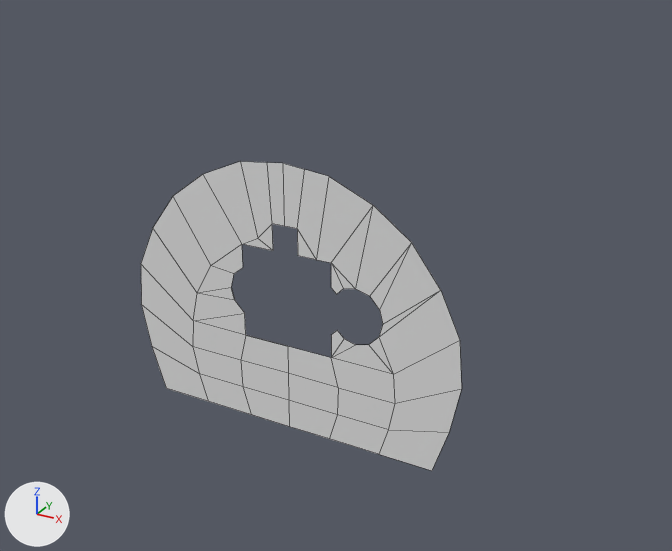
The FBX model Assets/Eileen/wall_A_d.fbx: old version first, new version second.
One viewpoint serves both versions: a 50 mm lens placed at (1.29, -2.04, 1.14), pointed at (0.14, 0.04, 0.1). Every picture has the same lights, and +X, +Y and +Z are marked at lower left. Mesh edges are drawn as thin lines. Where no turn or scale is listed for an object, it has been applied to the vertices.

Before the edit, the objects in view are built like this:
```python
me_mesh = bpy.data.meshes.new('Mesh')
me_mesh.from_pydata(...)  # 78 vertices, 54 faces; spans x -0.542..0.542, y 0.0, z -0.414..0.414
me_mesh.materials.append(mat_wall_mt)  # white #e7e7e7
ob_wall_a_d = bpy.data.objects.new('wall_A_d', me_mesh)
ob_wall_a_d.location = (0.0, 0.0, 0.0)
```
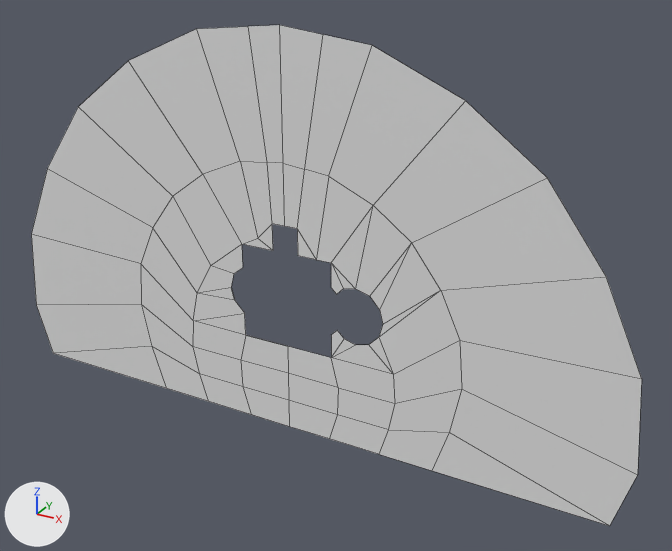
Commit message: 更新 wall A B cube

Boxes (x1, y1, x2, y2) around the edits, measured in the pictures (672 x 551 px):
'wall_A_d', reshaped (90% wider, 61% taller)
    before: (141, 161, 462, 471)
    after: (31, 25, 642, 526)
part 1 of me_mesh, added
    after: (31, 25, 642, 526)

The edits, one by one:
me_mesh is used by ob_wall_a_d; location (0.0, 0.0, 0.0).
me_mesh had 78 vertices, 54 faces and spanned x -0.542..0.542, y 0.0, z -0.414..0.414.
me_mesh now has 95 vertices, 72 faces and spans x -1.015..1.015, y 0.0, z -0.414..0.776.
Part 1, on me_mesh:
17 vertices are added at x -1.015..1.015, y 0.0, z -0.414..0.776.
18 new faces join them.
